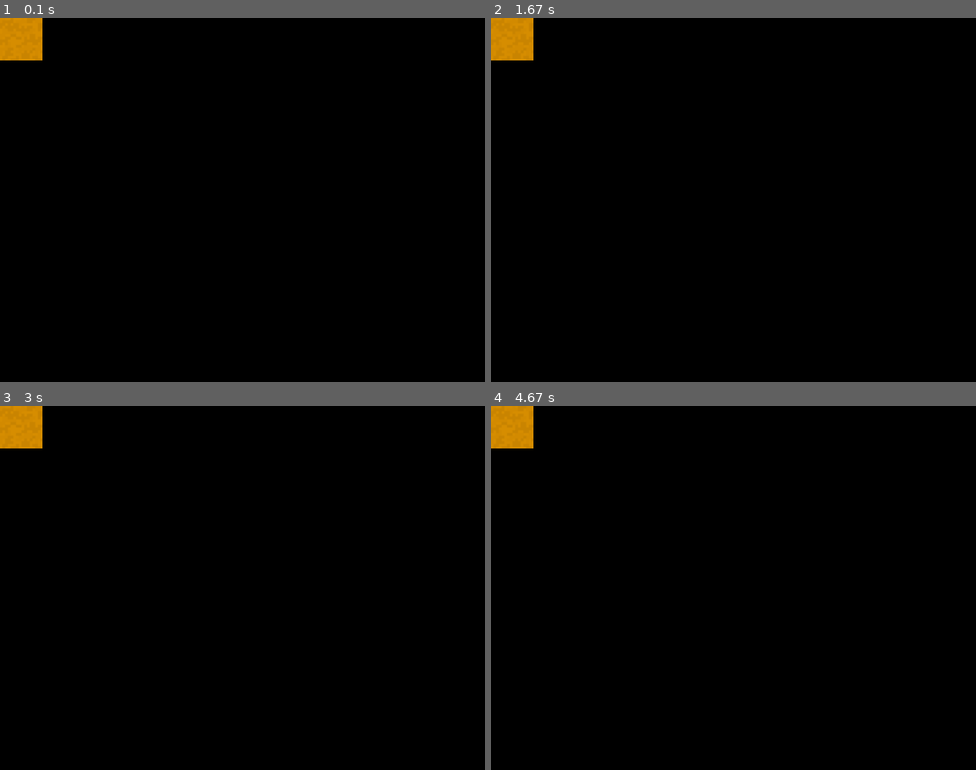
Above: before the commit, frames 1-4 (two rows, left to right).
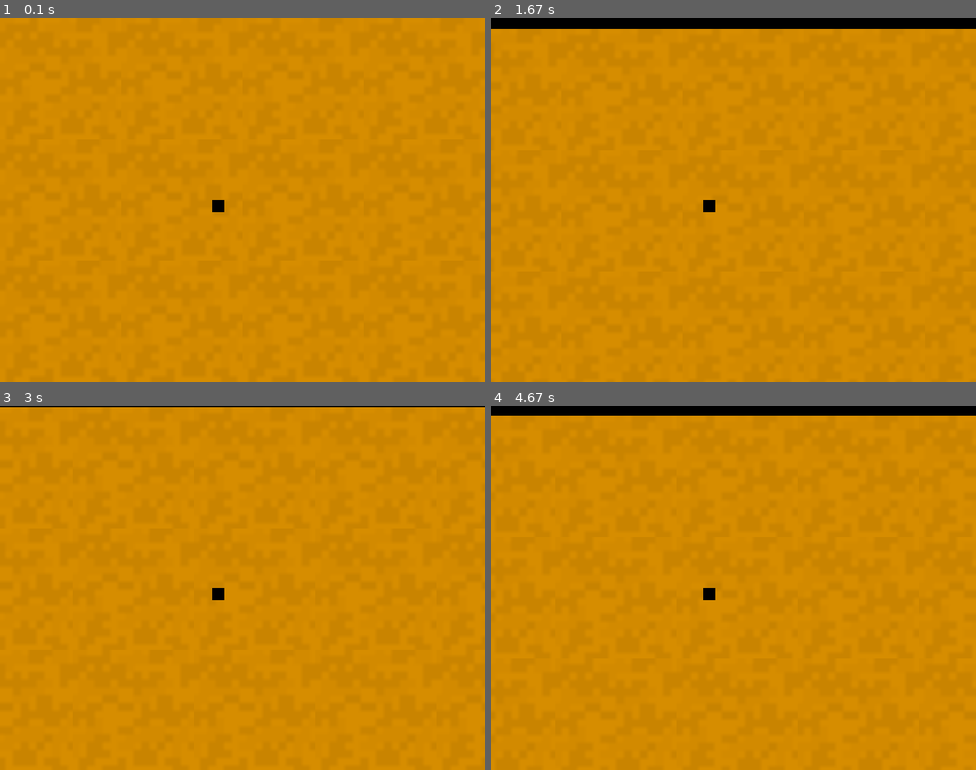
Above: after the commit, the same moments.

Repository: ztdnzunYT/Capstone-Project-2024
Game: pygame game, started from xzplore/test.py
Two runs of this game, one before a commit and one after it. Both use one fixed random seed, a clock stepped at 60 frames per second and the inputs below.
Inputs:
- Up to frame 1 (0.1 s): no input
- Up to frame 2 (1.67 s): hold Shift 0.33-0.8 s; hold D 0.33-0.8 s; hold D 0.83-1.3 s; hold W 1.33-1.63 s
- Up to frame 3 (3 s): hold D 1.67-2.13 s; hold A 2.17-2.7 s; hold S from 2.73 s (still down)
- Up to frame 4 (4.67 s): release S at 3.03 s; hold A 3.07-3.47 s; hold W 3.5-3.87 s; hold D 3.9-4.53 s; hold S from 4.57 s (still down)

The runs differ from the first frame. In frame 1, 99% of the frame differs, in the area x 0-100%, y 0-100%; in frame 2, 96%; in frame 3, 99%; in frame 4, 97%.

Commit message:
Update test.py

Diff:
--- a/xzplore/test.py
+++ b/xzplore/test.py
@@ -2,9 +2,11 @@
 import sys
 import os
 import pathlib
+import numpy as np
 
 # Initialize Pygame
 pygame.init()
+clock = pygame.time.Clock()
 
 # Set up display
 screen = pygame.display.set_mode((800, 600))
@@ -15,42 +17,64 @@
 RED = (255, 0, 0)
 
 
-TILE_SIZE = 70
-tile_map = [
-    [0,0,0,0,0,0,0,0],
-    [0,0,0,0,0,0,0,0],
-    [0,0,0,0,0,0,0,0],
-    [0,0,0,0,0,0,0,0],
-    [0,0,0,0,0,0,0,0],
-    [0,0,0,0,0,0,0,0],
-    ]
+
 
 class Tile():
-    def __init__(self,image,x,y,size):
-        self.image = os.path.join("assets",image)
-        self.surf = pygame.transform.smoothscale(pygame.image.load(self.image).convert_alpha(),(size,size))
-        self.rect = self.surf.get_rect(topleft=(x,y))
+
+    world_x = 0
+    world_y = 0
+
+    tile_map = np.array([
+        [0,0,0,0,0,0,0,0],
+        [0,0,0,0,0,0,0,0],
+        [0,0,0,0,0,0,0,0],
+        [0,0,0,0,0,0,0,0],
+        [0,0,0,0,0,0,0,0],
+        [0,0,0,0,0,0,0,0],
+        ])
 
 
+    TILE_SIZE = 200
+    def __init__(self,image):
+        self.tile_size = Tile.TILE_SIZE
+        self.image = os.path.join("assets",image)
+        self.surf = pygame.transform.smoothscale(pygame.image.load(self.image).convert_alpha(),(self.tile_size,self.tile_size))
+        self.rect = self.surf.get_rect(topleft=(0,0))
 
-
-orange_tile = Tile("orange_planet_tile.png",0,0,TILE_SIZE)
-
-
+orange_tile = Tile("orange_planet_tile.png")
+player_speed = .5
 
 running = True
 while running:
+    clock.tick(120)
     for event in pygame.event.get():
         if event.type == pygame.QUIT:
             running = False
-
+    screen.fill((0,0,0))
     # Clear the screen
 
-    screen.fill((0,0,0))
-    screen.blit(orange_tile.surf,(0,0))
+    keys = pygame.key.get_pressed()
+    if keys[pygame.K_a]:
+        Tile.world_x +=player_speed
+    if keys[pygame.K_d]:
+        Tile.world_x -=player_speed
+    if keys[pygame.K_w]:
+        Tile.world_y +=player_speed
+    if keys[pygame.K_s]:
+        Tile.world_y -=player_speed
+
+    if keys[pygame.K_LSHIFT]:
+        player_speed = 1
+    else:
+        player_speed =.5
 
 
+    for _,col in enumerate(Tile.tile_map):
+        for row in range(len(col)):
+            x,y = (row*Tile.TILE_SIZE)+Tile.world_x,(_*Tile.TILE_SIZE)+Tile.world_y
+            screen.blit(orange_tile.surf,(x,y))
 
+    pygame.draw.rect(screen,(0,0,0),(350,300,20,20))
     # Update the display
     pygame.display.flip()
 
